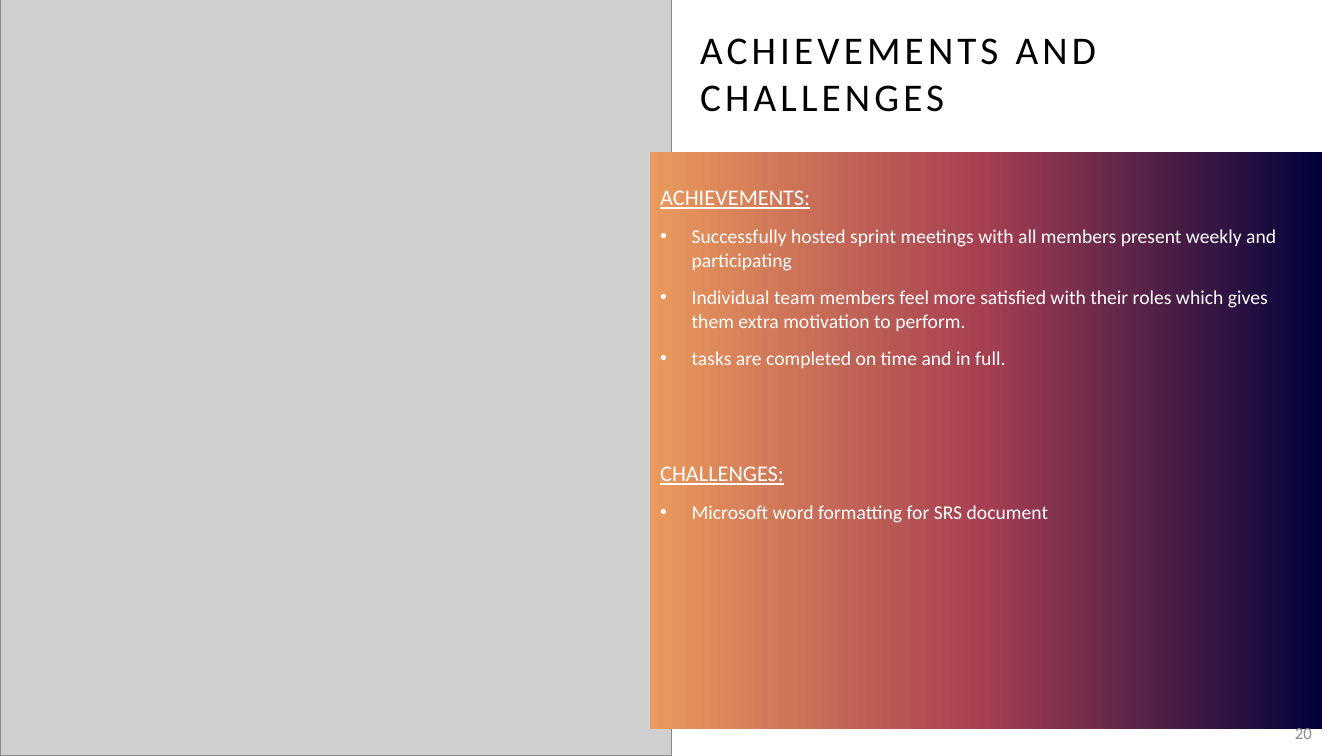
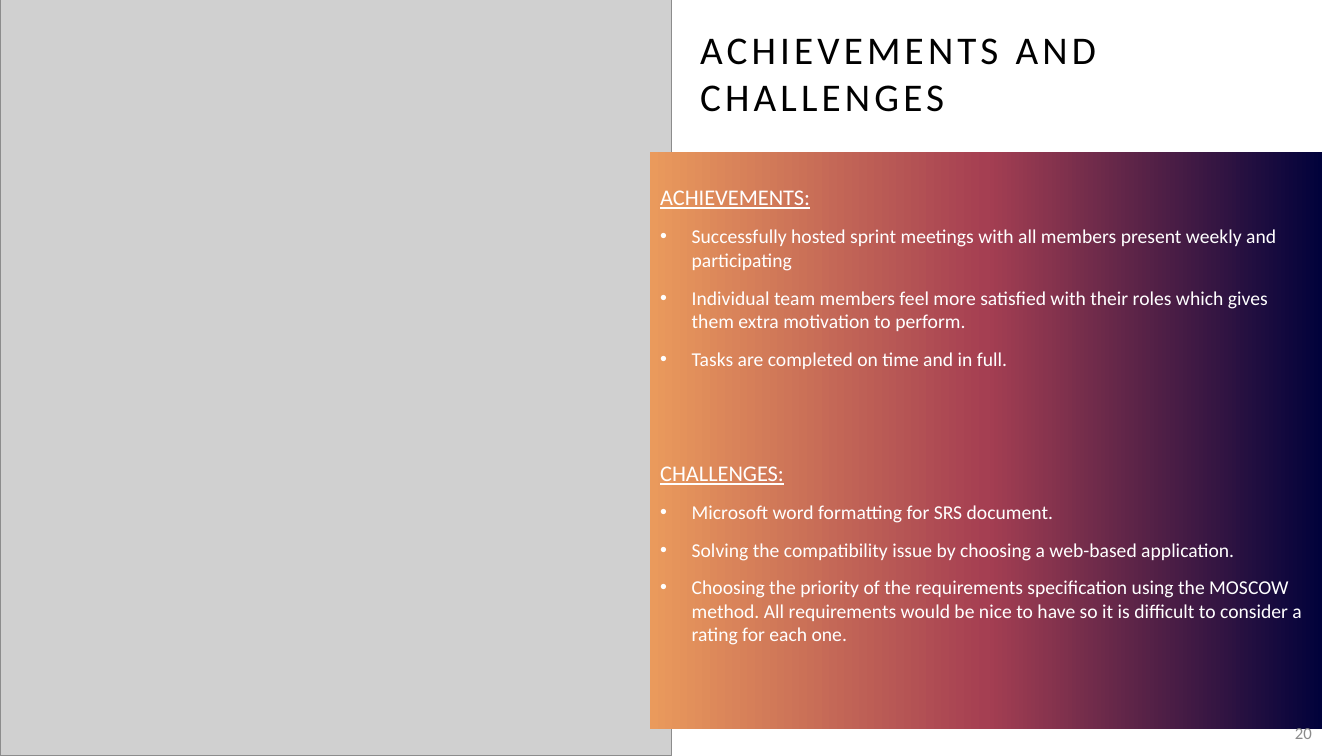
Before and after one commit to KL-3/CentRes, a slide deck: slide 20 of CentRes.pptx. Drawn at 1344x756 pixels with LibreOffice and Linux fonts; fonts in the diff are those of the drawing; grey boxes stand for pictures. Boxes give left, top, right and bottom in pixels: in the first picture for what was removed or moved away, otherwise in the second. Text is boxed around its words. In the diff, an @@ line names an element or a change of style, - is before the commit and + after.

Commit message:
Update CentRes.pptx
Added the UI slide. Also added items to future dev, achievements and challenges.

```diff
--- a/CentRes.pptx
+++ b/CentRes.pptx
@@ text at (692, 352, 1007, 369): text changed @@
-• tasks are completed on time and in full.
+• Tasks are completed on time and in full.
@@ text at (692, 505, 1301, 645): text changed @@
-• Microsoft word formatting for SRS document
+• Microsoft word formatting for SRS document.
+• Solving the compatibility issue by choosing a web-based application.
+• Choosing the priority of the requirements specification using the MOSCOW method. All requirements would be nice to have so it is difficult to consider a rating for each one.
```
Also in this commit, not shown: 2 other slides changed.
